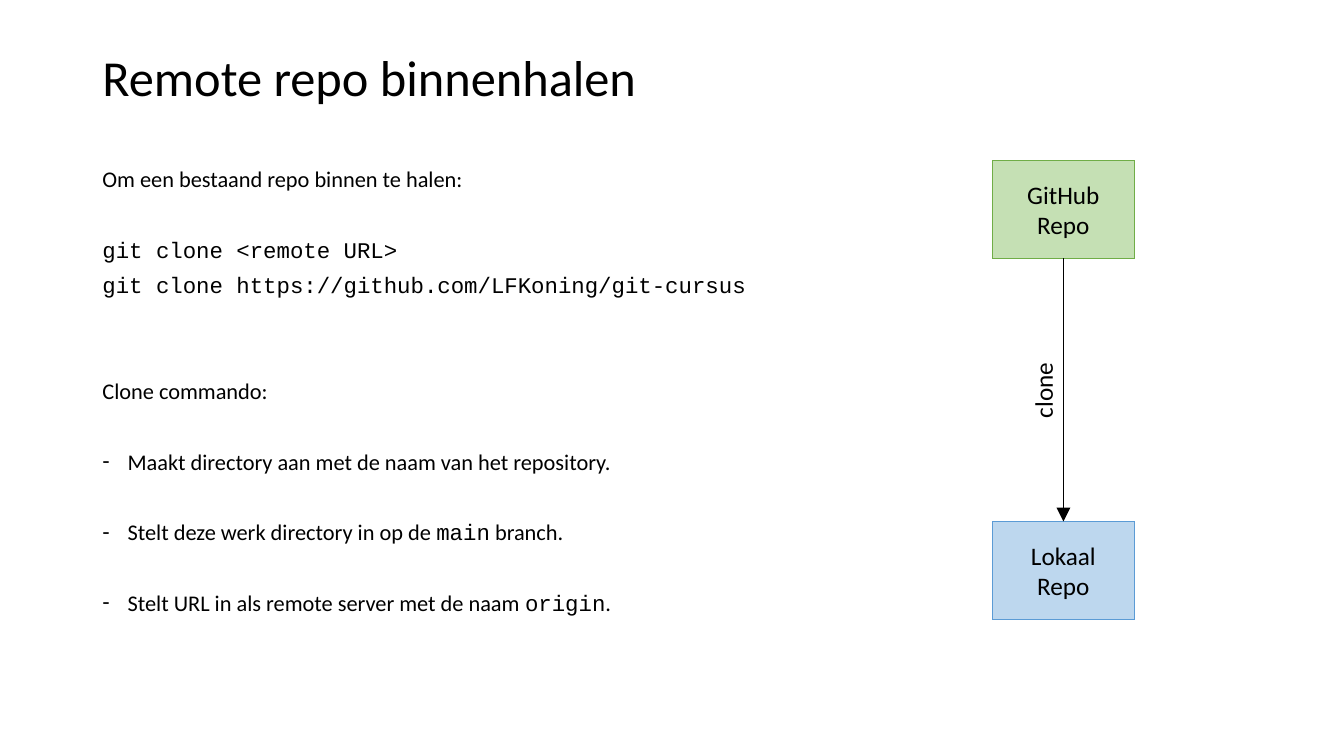
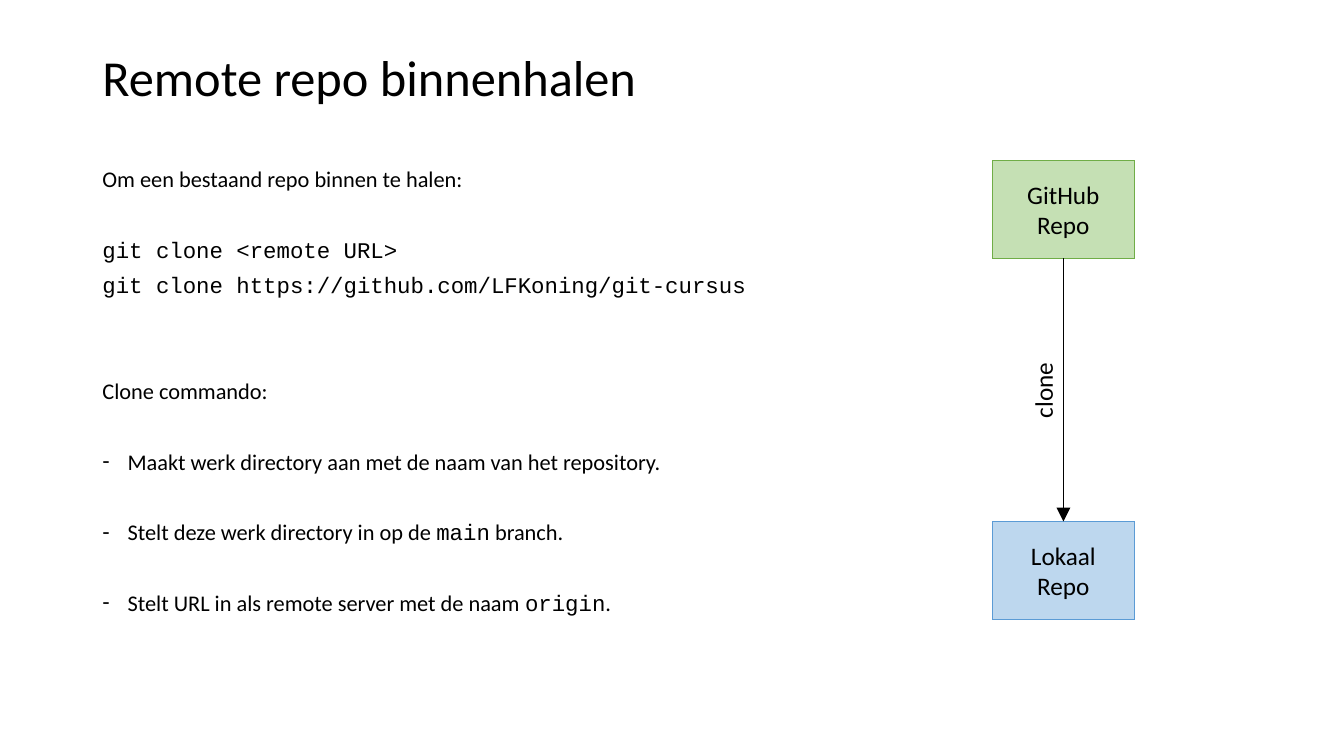
Before and after one commit to LFKoning/knowledge-sharing, a slide deck: slide 12 of git_course/2_collaboration/git_collaboration.pptx. Drawn at 1344x756 pixels with LibreOffice and Linux fonts; fonts in the diff are those of the drawing. Boxes give left, top, right and bottom in pixels: in the first picture for what was removed or moved away, otherwise in the second. Text is boxed around its words. In the diff, an @@ line names an element or a change of style, - is before the commit and + after.

```diff
--- a/git_course/2_collaboration/git_collaboration.pptx
+++ b/git_course/2_collaboration/git_collaboration.pptx
@@ text at [128, 454, 660, 474]: text changed @@
-– Maakt directory aan met de naam van het repository.
+– Maakt werk directory aan met de naam van het repository.
```
Also in this commit, not shown: 4 other slides changed.
